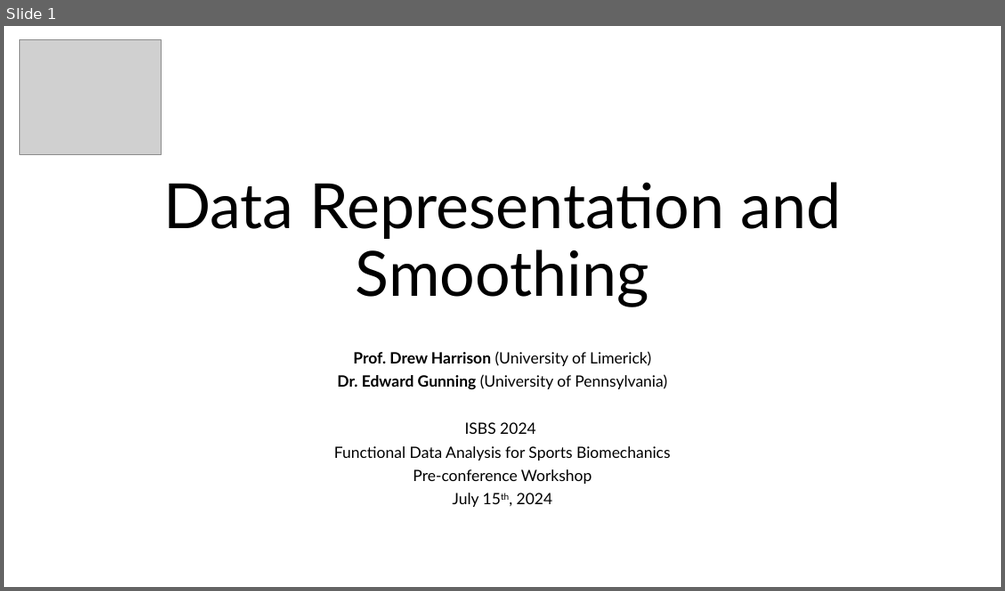
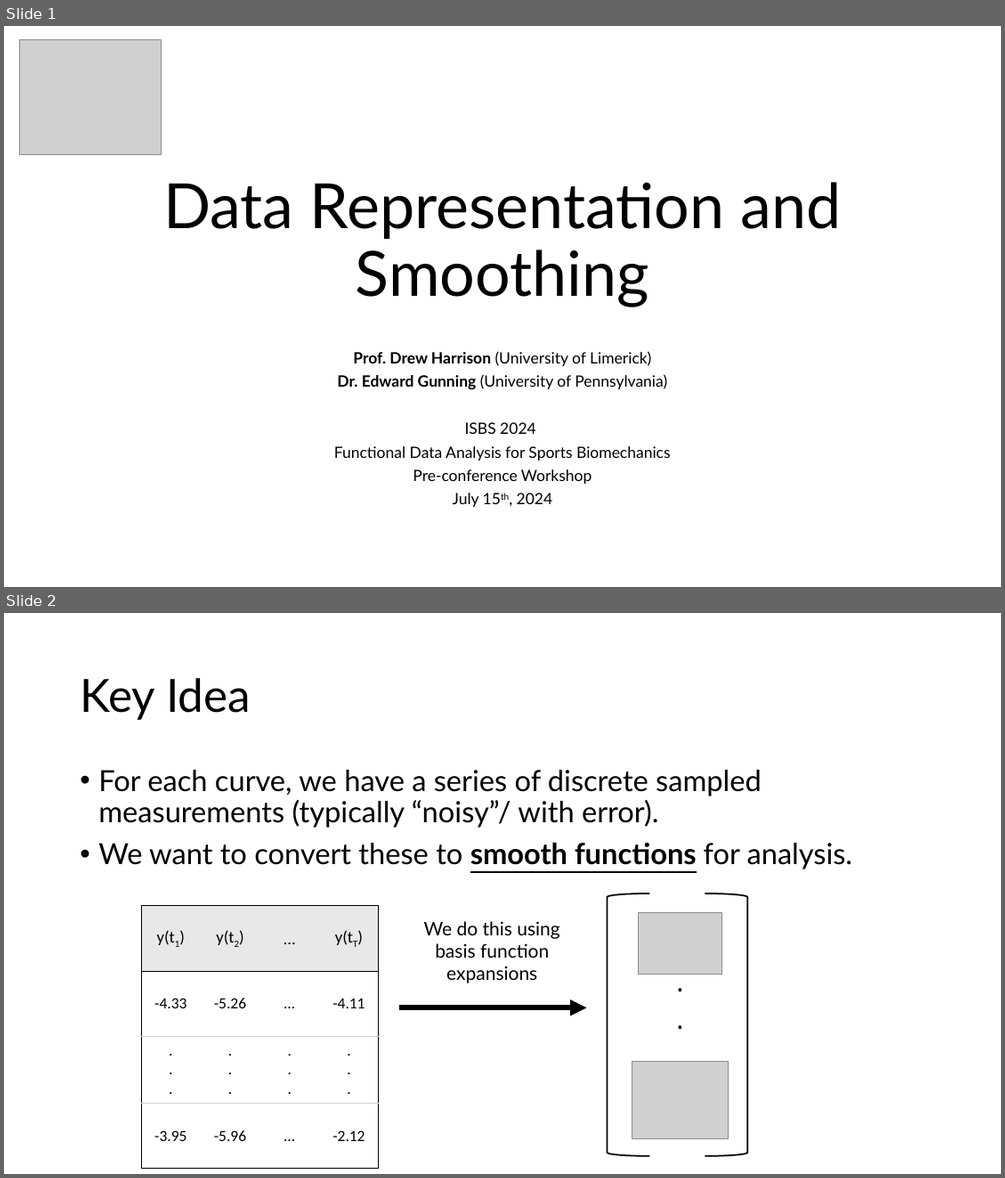
Before and after one commit to edwardgunning/ISBS-Short-Course, a slide deck: slides/02-smoothing.pptx. Shown one above the other, each under a label of ours: slide 1 before the commit, slides 1 and 2 after it. The pictures are 1005x591 and 1005x1178 pixels, drawn with LibreOffice and Linux fonts; fonts in the diff are those of the drawing; grey boxes stand for pictures; background and template pictures are left out. Boxes give left, top, right and bottom in pixels: in the first picture for what was removed or moved away, otherwise in the second. Text is boxed around its words. In the diff, an @@ line names an element or a change of style, - is before the commit and + after.

```diff
--- a/slides/02-smoothing.pptx
+++ b/slides/02-smoothing.pptx
@@ slide 2 added at (4, 613, 1001, 1174), background #FFFFFF @@
@@ title added at (80, 678, 251, 720), 44 pt, text #000000 @@
+Key Idea
@@ text added at (98, 770, 853, 869), 28 pt, text #000000 @@
+• For each curve, we have a series of discrete sampled measurements (typically “noisy”/ with error).
+• We want to convert these to smooth functions for analysis.
@@ table added at (141, 906, 377, 1168), 4 rows, 4 columns @@
+y(t1) | y(t2) | … | y(tT)
+-4.33 | -5.26 | … | -4.11
+. / . / . | . / . / . | . / . / . | . / . / .
+-3.95 | -5.96 | … | -2.12
@@ left bracket added at (607, 893, 649, 1156), outline #000000 1.5 pt @@
@@ left bracket added at (704, 893, 747, 1156), outline #000000 1.5 pt @@
@@ text added at (424, 921, 559, 983), 18 pt, text #000000 @@
+We do this using basis function expansions
@@ picture added at (638, 912, 722, 974) @@
@@ text added at (670, 957, 695, 1078), 30 pt, text #000000 @@
+.
+.
+.
@@ arrow added from (399, 1008) to (587, 1008), #000000 5.25 pt @@
@@ picture added at (632, 1062, 728, 1139) @@
```
Also in this commit, not shown: 1 other slide added, 12 other files.
